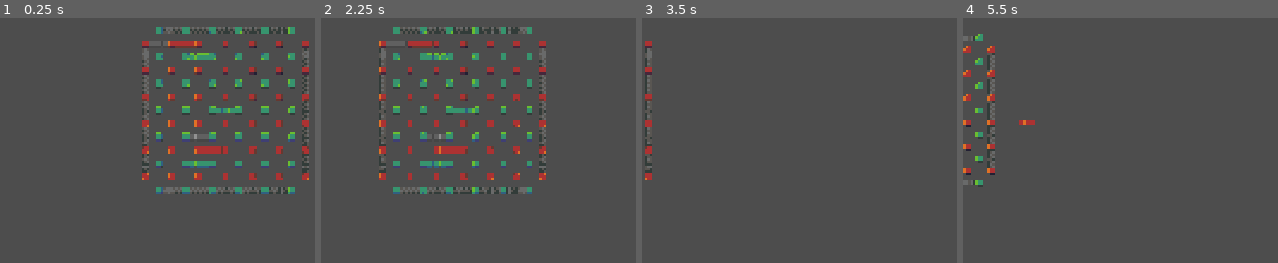
Above: before the commit, frames 1-4 (left to right).
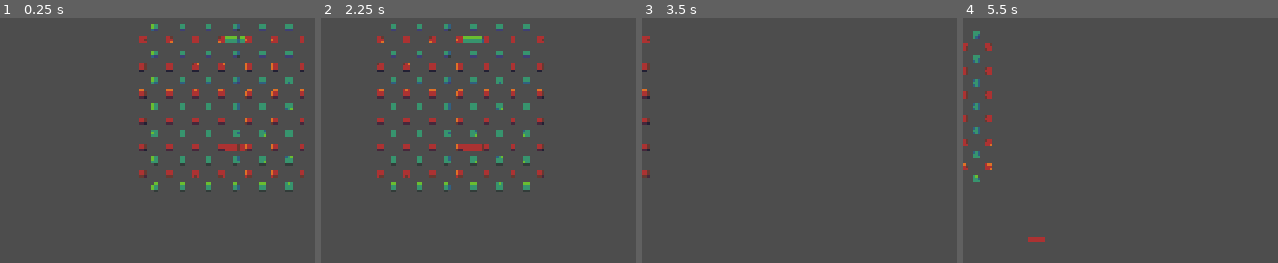
Above: after the commit, the same moments.

Repository: halva6/bridgerv3_godot
Game: Godot game, scene res://scenes/game.tscn
The game is run twice, just before and just after one commit, with the same random seed, the same clock (stepped at 60 frames per second) and the same inputs.
Inputs (mouse positions are in pixels of both pictures, inside the frame that each line leads up to):
- Up to frame 1 (0.25 s): no input
- Up to frame 2 (2.25 s): tap Enter at 0.5, 2 s; drag from (478, 189) to (506, 30) at 0.52 s; tap Space at 1.25 s; drag from (506, 30) to (478, 189) at 1.27 s; move the mouse to (506, 189) at 2.02 s; hold D (camera_move_right) from 2.03 s (still down); click (506, 189) at 2.17 s
- Up to frame 3 (3.5 s): release D (camera_move_right) at 2.75 s; drag from (654, 42) to (outside the picture) at 2.77 s
- Up to frame 4 (5.5 s): tap Space at 3.5, 5 s; drag from (969, 69) to (1211, 111) at 3.52 s; tap Enter at 4.25 s; drag from (969, 96) to (outside the picture) at 4.27 s; move the mouse to (969, 123) at 5.02 s; tap Mouse wheel down (camera_zoom_out) at 5.1 s; click (969, 123) at 5.17 s

The runs differ from the first frame. In frame 1, 12% of the frame differs, in the area x 44-99%, y 2-72%; in frame 2, 12%; in frame 3, 1.1%; in frame 4, 2.8%.

Commit message:
new concept
- new idea

Diff:
--- a/scenes/game.tscn
+++ b/scenes/game.tscn
@@ -9,6 +9,7 @@
 [ext_resource type="PackedScene" uid="uid://dfu3t87m7imk7" path="res://gameobjects/wall.tscn" id="6_kvpfn"]
 [ext_resource type="PackedScene" uid="uid://dec8rujwdku8i" path="res://gameobjects/rotatet_wall.tscn" id="7_u5sy4"]
 [ext_resource type="Script" uid="uid://ctxlx6l24fmun" path="res://scripts/camera/camera_movement.gd" id="8_gee14"]
+[ext_resource type="Script" uid="uid://ckwcspomuq1xs" path="res://scenes/node.gd" id="10_vtaks"]
 
 [sub_resource type="TileSetScenesCollectionSource" id="TileSetScenesCollectionSource_dinhu"]
 resource_name = "GameElements"
@@ -28,9 +29,17 @@
 start_player = "red"
 
 [node name="TileMapLayer" type="TileMapLayer" parent="."]
+visible = false
 tile_map_data = PackedByteArray("AAAAAAQAAAAAAAAABwAAAAgAAAAAAAAABwAAAAwAAAAAAAAABwAAABAAAAAAAAAABwAAABQAAAAAAAAABwACAB …(1696 unchanged characters)…
 tile_set = SubResource("TileSet_8cj0n")
 
 [node name="Camera2D" type="Camera2D" parent="."]
 position = Vector2(200, 200)
 script = ExtResource("8_gee14")
+
+[node name="Node" type="Node" parent="."]
+script = ExtResource("10_vtaks")
+green_pier_scene = ExtResource("3_gee14")
+red_pier_scene = ExtResource("5_vtaks")
+green_bridge_scene = ExtResource("2_u5sy4")
+red_bridge_scene = ExtResource("4_0tnpc")
--- /dev/null
+++ b/scenes/node.gd
@@ -0,0 +1,54 @@
+extends Node
+
+# Scenes for the objects to spawn
+@export var green_pier_scene: PackedScene
+@export var red_pier_scene: PackedScene
+@export var green_bridge_scene: PackedScene
+@export var red_bridge_scene: PackedScene
+
+# The matrix defining the grid layout
+var _matrix: Array = [
+	[ -2,  1, -1,  1, -1,  1, -1,  1, -1,  1, -1,  1, -2 ],
+	[  2,  0,  2,  0,  2,  0,  2,  3,  2,  0,  2,  0,  2 ],
+	[ -1,  1,  0,  1,  0,  1,  0,  1,  0,  1, -1,  1, -1 ],
+	[  2,  0,  2,  0,  2,  0,  2,  0,  2,  0,  2,  0,  2 ],
+	[ -1,  1,  0,  1,  0,  1,  0,  1,  0,  1, -1,  1, -1 ],
+	[  2,  0,  2,  0,  2,  0,  2,  0,  2,  0,  2,  0,  2 ],
+	[ -1,  1,  0,  1,  0,  1,  0,  1,  0,  1, -1,  1, -1 ],
+	[  2,  0,  2,  0,  2,  0,  2,  0,  2,  0,  2,  0,  2 ],
+	[ -1,  1,  0,  1,  0,  1,  0,  1,  0,  1, -1,  1, -1 ],
+	[  2,  0,  2,  0,  2,  0,  2,  4,  2,  0,  2,  0,  2 ],
+	[ -1,  1,  0,  1,  0,  1,  0,  1,  0,  1, -1,  1, -1 ],
+	[  2,  0,  2,  0,  2,  0,  2,  0,  2,  0,  2,  0,  2 ],
+	[ -2,  1, -1,  1, -1,  1, -1,  1, -1,  1, -1,  1, -2 ]
+]
+
+# Spacing between grid cells
+@export var tile_spacing: float = 32
+
+func _ready():
+	generate_from_matrix()
+
+# Generate the grid based on the matrix
+func generate_from_matrix():
+	for y in range(_matrix.size()):
+		for x in range(_matrix[y].size()):
+			var value = _matrix[y][x]
+			var position = Vector2(x, y) * tile_spacing
+
+			match value:
+				1:
+					spawn_object(green_pier_scene, position)
+				2:
+					spawn_object(red_pier_scene, position)
+				3:
+					spawn_object(green_bridge_scene, position)
+				4:
+					spawn_object(red_bridge_scene, position)
+
+# Spawn an object at a specific position
+func spawn_object(scene: PackedScene, position: Vector2):
+	if scene != null:
+		var instance = scene.instantiate()
+		add_child(instance)
+		instance.position = position
--- a/scripts/node_scripts/clickable_object.gd
+++ b/scripts/node_scripts/clickable_object.gd
@@ -19,8 +19,8 @@
 	var bridge_scene = preload("res://gameobjects/red_bridge.tscn")
 	var bridge_instance = bridge_scene.instantiate()
 	bridge_instance.rotation = calculate_rotation(direction)
-	bridge_instance.position.x = x - 40
-	bridge_instance.position.y = y - 328
+	bridge_instance.position.x = x
+	bridge_instance.position.y = y
 
 	add_child(bridge_instance)
 	var temp_bridge_list = GlobalGame.get_temp_bridge_list()
Not shown: 1 places in scenes/game.tscn that only renumber resources
Not shown, added: scenes/node.gd.uid
